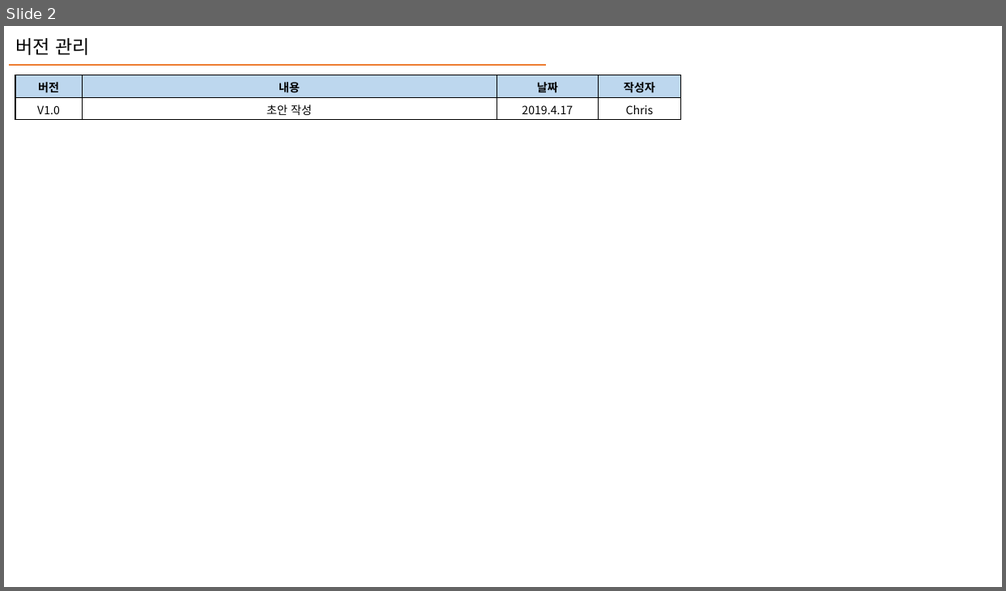
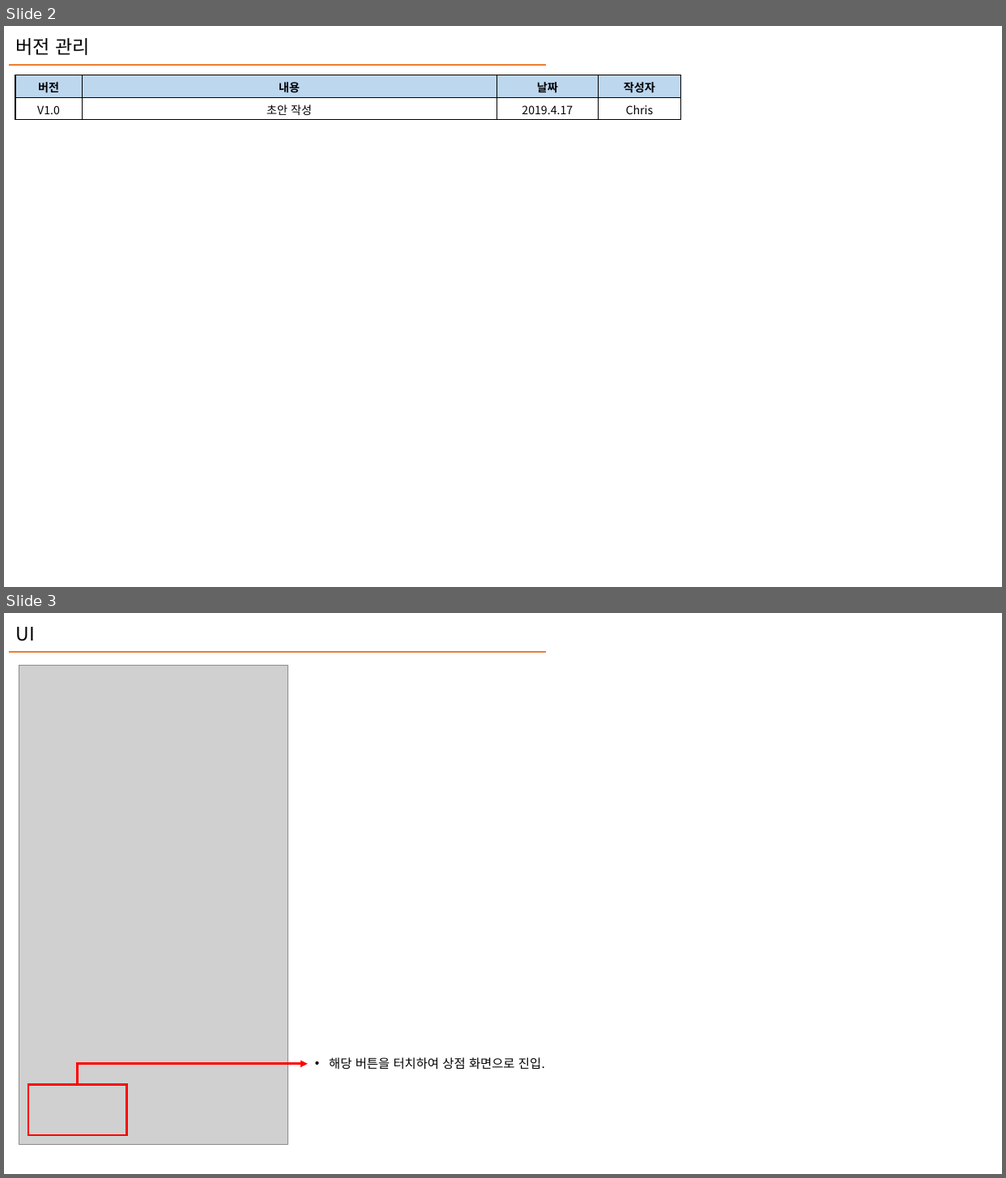
Before and after one commit to PenguinPistol/Dispose_Break, a slide deck: 기획서/Shop UI V1.0.pptx. Shown one above the other, each under a label of ours: slide 2 before the commit, slides 2 and 3 after it. The pictures are 1006x591 and 1006x1178 pixels, drawn with LibreOffice and Linux fonts; fonts in the diff are those of the drawing; grey boxes stand for pictures. Boxes give left, top, right and bottom in pixels: in the first picture for what was removed or moved away, otherwise in the second. Text is boxed around its words. In the diff, an @@ line names an element or a change of style, - is before the commit and + after.

Commit message:
기획서 수정/업데이트
상점 시스템 기획서 내용 일부 수정
상점 UI 기획서 업데이트

```diff
--- a/기획서/Shop UI V1.0.pptx
+++ b/기획서/Shop UI V1.0.pptx
@@ slide 3 added at (4,613,1002,1174), background #FFFFFF @@
@@ text added at (16,627,35,641), 18 pt, text #000000 @@
+UI
@@ line added from (9, 652) to (546, 652), #ED7D31 1 pt @@
@@ picture added at (19,666,288,1144) @@
@@ elbow arrow added from (78, 1085) to (308, 1064), #FF0000 2.25 pt @@
@@ text added at (329,1058,545,1070), 12 pt, text #000000 @@
+• 해당 버튼을 터치하여 상점 화면으로 진입.
@@ rectangle added at (28,1085,126,1136), outline #FF0000 2.25 pt @@
```
Also in this commit, not shown: 3 other slides added, 1 slide removed, 1 other file.
